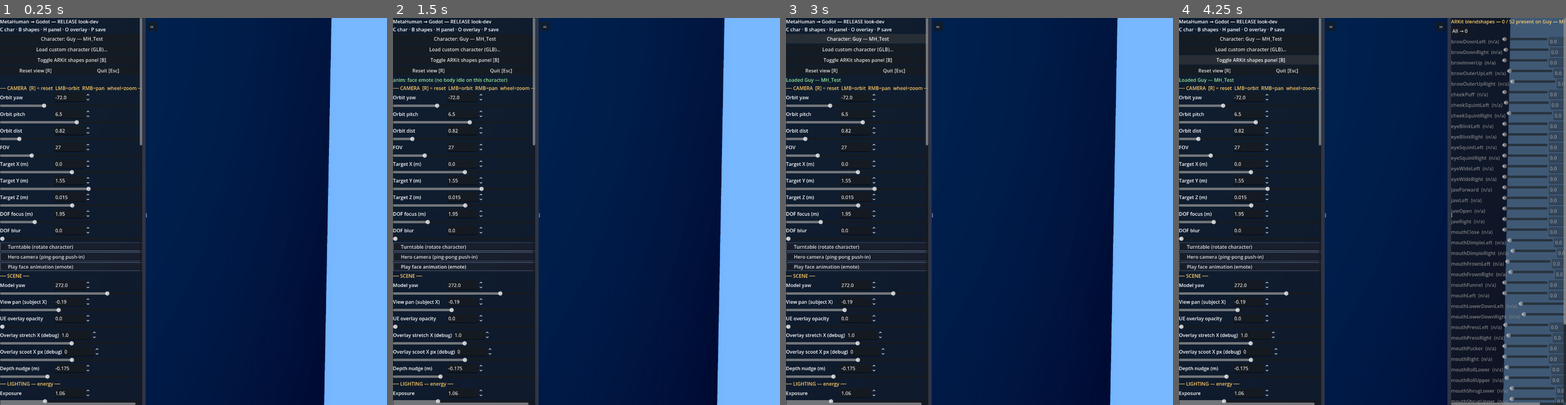
Above: before the commit, frames 1-4 (left to right).
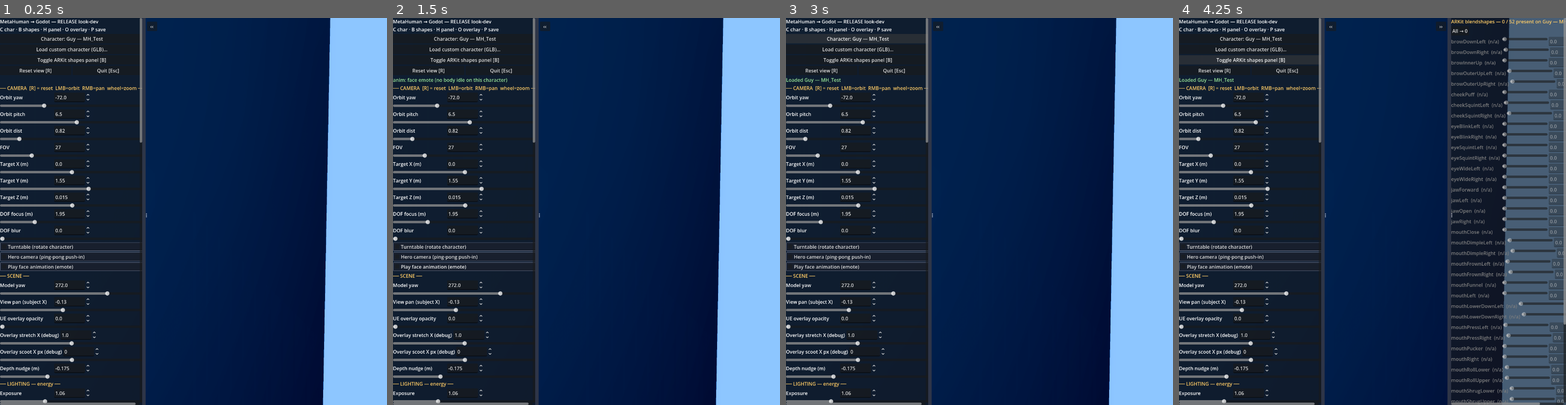
Above: after the commit, the same moments.

Repository: ibrews/MetaHumanGodot
Game: Godot game, scene res://scenes/release.tscn
Two runs of this game, one before a commit and one after it. Both use one fixed random seed, a clock stepped at 60 frames per second and the inputs below.
Inputs:
- Up to frame 1 (0.25 s): no input
- Up to frame 2 (1.5 s): click "Play face animation (emote)" at 0.5 s; click "Play face animation (emote)" at 1.25 s
- Up to frame 3 (3 s): click "Character: Guy — MH_Test" at 2 s; click "Character: Her — MH_Explainer" at 2.75 s
- Up to frame 4 (4.25 s): click "Toggle ARKit shapes panel [B]" at 3.5 s

The runs differ from the first frame. In frame 1, 0.4% of the frame differs, in the area x 14-86%, y 0-100%; in frame 2, 0.4%; in frame 3, 0.4%; in frame 4, 0.4%.

Commit message:
release tool: look-at-camera toggle + camera-synced focal; skin lightness; adopt user's moonlight default
- Decoupled eye gaze: 'Alive eyes' (darts+blinks) and a NEW 'Look at camera' toggle are
  now separate. Gaze target = camera (if Look-at-camera) else the manual focal point;
  alive darts happen around whichever. Look-at-camera also live-writes the camera position
  into the focal X/Y/Z fields (eye-midpoint frame) every frame, so unchecking lets you take
  over starting from those values (e.g. nudge to look just left of the lens). Both default ON
  -> same look-at-viewer behaviour as before, now controllable. Static UE-match captures
  still hold the manual focal.
- Skin: added 'Skin lightness' multiplier (0-2.5) on top of the tint so skin can go LIGHTER
  than the texture (tint multiply alone couldn't brighten past white). Verified ×1.7 = paler.
- Adopted the user's saved moonlight (camera dist 0.82 + tuned look) as the project default;
  zeroed the transient debug overlay aids (opacity/scoot/stretch) for a clean default.

Co-Authored-By: Claude Opus 4.8 (1M context) <noreply@anthropic.com>

Diff:
--- a/presets/guy__moonlight.json
+++ b/presets/guy__moonlight.json
@@ -1,16 +1,16 @@
 {
   "amb_col": [
-    0.0999755859375,
-    0.161625444889069,
-    0.45703125
+    0.173721313476563,
+    0.210296645760536,
+    0.38671875
   ],
   "ambient": 1.0,
   "bg_col": [
-    0.0500000007450581,
-    0.118000000715256,
-    0.280000001192093
+    0.05450439453125,
+    0.125544056296349,
+    0.296875
   ],
-  "brightness": 1.12,
+  "brightness": 1.13,
   "cam_dist": 0.82,
   "cam_fov": 27.0,
   "cam_pitch": 6.5,
@@ -21,29 +21,29 @@
   "cap_pan": 0.04,
   "catch": 0.18,
   "catch_col": [
-    1.0,
-    0.980000019073486,
-    0.949999988079071
+    0.547943115234375,
+    0.590170085430145,
+    0.7421875
   ],
-  "contrast": 1.24,
+  "contrast": 1.28,
   "dof_blur": 0.0,
   "dof_focus": 1.95,
   "double_spec": false,
   "env_amb": 0.25,
   "exposure": 1.06,
   "eye_alive": true,
-  "eye_clearcoat": 0.2,
+  "eye_clearcoat": 0.39,
   "eye_focus_abs": false,
-  "eye_fx": 0.0,
-  "eye_fy": 0.0,
-  "eye_fz": 0.8,
-  "eye_rough": 0.2,
-  "eye_spec": 0.29,
+  "eye_fx": 0.655,
+  "eye_fy": -0.37,
+  "eye_fz": 5.0,
+  "eye_rough": 0.065,
+  "eye_spec": 0.04,
   "fill": 6.4,
   "fill_col": [
-    0.5625,
-    0.515636444091797,
-    0.331787109375
+    0.7578125,
+    0.651985168457031,
+    0.595001220703125
   ],
   "glow": 0.45,
   "hair_back_cut": 0.035,
@@ -57,13 +57,13 @@
   "hair_rough": 0.44,
   "hair_spec": 0.21,
   "hair_thresh": 0.04,
-  "iris_radius": 0.155,
-  "iris_scale": 1.9,
+  "iris_radius": 0.145,
+  "iris_scale": 1.08,
   "key": 3.0,
   "key_col": [
-    0.482407242059708,
-    0.484375,
-    0.385986328125
+    0.64544677734375,
+    0.780207931995392,
+    0.87890625
   ],
   "keyrect": 1.5,
   "keyrect_col": [
@@ -71,25 +71,31 @@
     0.163272500038147,
     0.40234375
   ],
-  "micro": 0.0,
+  "micro": 0.69,
   "model_yaw": 272.0,
   "overlay": 0.0,
+  "overlay_off_x": 0.0,
   "overlay_stretch_x": 1.0,
   "rim": 8.5,
   "rim_col": [
-    0.18438720703125,
-    0.212925910949707,
-    0.4453125
+    0.36328125,
+    0.285116225481033,
+    0.13623046875
   ],
-  "saturation": 0.72,
-  "scatter": 2.15,
-  "sclera_tint": 0.11,
-  "skin_nrm": 1.65,
-  "skin_rough": 0.5,
-  "skin_smooth": 0.62,
-  "skin_spec": 0.45,
-  "sss": 0.3,
-  "sss_depth": 6.0,
-  "view_pan": -0.19,
+  "saturation": 0.65,
+  "scatter": 1.5,
+  "sclera_tint": 1.1,
+  "skin_nrm": 0.55,
+  "skin_rough": 0.7,
+  "skin_smooth": 2.26,
+  "skin_spec": 0.37,
+  "skin_tint": [
+    1.0,
+    1.0,
+    1.0
+  ],
+  "sss": 0.13,
+  "sss_depth": 8.3,
+  "view_pan": -0.13,
   "zoff": -0.175
 }
--- a/scenes/release.gd
+++ b/scenes/release.gd
@@ -130,7 +130,8 @@
 	"sss": 0.1, "skin_smooth": 0.62, "skin_nrm": 1.65, "skin_rough": 0.59,
 	"skin_spec": 0.33, "scatter": 2.15, "double_spec": false, "sss_depth": 6.0,
 	"micro": 0.0,
-	"skin_tint": Color(1, 1, 1),   # multiplies the albedo (HDR: >1 lightens) — recolour skin
+	"skin_tint": Color(1, 1, 1),   # multiplies the albedo — recolour skin (hue)
+	"skin_bright": 1.0,            # albedo brightness multiplier (>1 lightens past current)
 	# hair
 	"hair_col": Color(0.20, 0.13, 0.075), "hair_thresh": 0.07,
 	"hair_root": 0.42, "hair_rough": 0.72, "hair_spec": 0.12,
@@ -149,9 +150,11 @@
 	# eye gaze — single focal point in the eye-midpoint frame (meters):
 	# (0,0,0) = cross-eyed at the point between the eyes; +z = ahead, +x = subject-right, +y = up.
 	"eye_fx": 0.0, "eye_fy": 0.0, "eye_fz": 0.8, "eye_focus_abs": false,
-	# "alive eyes": look at the camera with naturalistic saccades + blinks (demo). When
-	# on, it overrides the manual focal point above.
+	# "alive eyes": naturalistic saccades + blinks around the gaze target (demo).
 	"eye_alive": true,
+	# "look at camera": gaze target = camera; also live-populates the focal fields above
+	# with the camera position so unchecking lets you take over from there.
+	"eye_look_cam": true,
 	# DEBUG: UE overlay align-aids (remove later) — horizontal stretch + sideways scoot (px)
 	"overlay_stretch_x": 1.0, "overlay_off_x": 0.0,
 }
@@ -245,6 +248,7 @@
 var _eye_bone_r := -1
 var _eye_fwd_axis := Vector3(0, 0, 1)   # bone-local "look" axis (sign calibrated via capture)
 var _eye_abs_point := Vector3.ZERO      # frozen world focal point used in absolute mode
+var _focus_ctrls := {}                   # key -> {spin, sl} for live focal-slider updates
 # "alive eyes" — gaze the camera with saccadic darts + natural blinks (demo)
 var _rng := RandomNumberGenerator.new()
 var _alive_clock := 0.0
@@ -551,15 +555,7 @@
 	# point. Otherwise hold the focal point (absolute tracks a world point; relative
 	# holds a head-relative gaze).
 	if _face_eye_skel != null and _eye_bone_l >= 0:
-		# Alive interactively + during the animation demo, but NOT for static UE-match
-		# captures (those keep the manual focal so the alignment frame is stable).
-		var alive: bool = bool(p.get("eye_alive", true)) and _camera != null
-		if alive and OS.has_environment("RELEASE_CAPTURE") and not _anim_playing:
-			alive = false
-		if alive:
-			_update_alive_eyes(delta)
-		else:
-			_update_eye_focus()
+		_update_eyes(delta)
 
 func _update_hero_camera() -> void:
 	# Ping-pong dolly from a wide full-body shot to a tight face, ALONG the current
@@ -1159,31 +1155,46 @@
 	_aim_eye(_eye_bone_l, target)
 	_aim_eye(_eye_bone_r, target)
 
-# Naturalistic gaze: both eyes look at the camera with saccadic darts, micro-drift,
-# and periodic blinks. Offsets are in the camera's screen plane (metres), so darts are
-# small angular moves around the viewer regardless of distance.
-func _update_alive_eyes(delta: float) -> void:
+# Unified per-frame eye driver.
+#  - Target = camera (if "Look at camera") else the manual focal point.
+#  - "Look at camera" also writes the camera's position back into the manual focal
+#    fields (in the eye-midpoint frame) so the sliders track it; uncheck to take over
+#    starting from those values (e.g. nudge to "look slightly left of camera").
+#  - "Alive eyes" adds candid saccadic darts + blinks around whatever the target is.
+#  - Static UE-match captures (no anim) skip both, holding the manual focal for stability.
+func _update_eyes(delta: float) -> void:
+	if _face_eye_skel == null or _eye_bone_l < 0: return
+	var capture_static := OS.has_environment("RELEASE_CAPTURE") and not _anim_playing
+	var look_cam := bool(p.get("eye_look_cam", true)) and _camera != null and not capture_static
+	var target: Vector3
+	if look_cam:
+		target = _camera.global_transform.origin
+		_set_focal_from_world(target)   # keep the manual focal fields synced to the camera
+	else:
+		target = _focal_world()
+	if bool(p.get("eye_alive", true)) and _camera != null and not capture_static:
+		target += _alive_offset(delta)
+		_update_blink(delta)
+	_aim_eye(_eye_bone_l, target)
+	_aim_eye(_eye_bone_r, target)
+
+# Candid saccadic dart + micro-drift, returned as a world offset in the camera's
+# screen plane (so it reads as small natural eye movements around the target).
+func _alive_offset(delta: float) -> Vector3:
 	_alive_clock += delta
-	var cam_pos := _camera.global_transform.origin
-	var rb := _camera.global_transform.basis
-	# saccade: each fixation, sometimes hold brief eye contact (small offset near the
-	# camera), sometimes glance candidly AWAY (larger offset, biased down/sideways) so
-	# it isn't a constant stare.
 	if _alive_clock >= _sacc_next:
 		if _rng.randf() < 0.45:
-			# candid glance away from the lens (down-biased) for a beat
 			_sacc_tgt = Vector2(_rng.randf_range(-0.35, 0.35), _rng.randf_range(-0.32, 0.12))
 			_sacc_next = _alive_clock + _rng.randf_range(0.7, 1.8)
 		else:
-			# brief near-camera fixation (light eye contact) + micro-darts
 			_sacc_tgt = Vector2(_rng.randfn(0.0, 0.02), _rng.randfn(0.0, 0.014))
 			_sacc_next = _alive_clock + _rng.randf_range(0.4, 1.1)
 	_sacc_off = _sacc_off.lerp(_sacc_tgt, clampf(delta * 20.0, 0.0, 1.0))
 	var drift := Vector2(sin(_alive_clock * 6.1) * 0.0016, cos(_alive_clock * 4.7) * 0.0013)
-	var focal := cam_pos + rb.x * (_sacc_off.x + drift.x) + rb.y * (_sacc_off.y + drift.y)
-	_aim_eye(_eye_bone_l, focal)
-	_aim_eye(_eye_bone_r, focal)
-	# blinks: quick close/open, then schedule the next 2.5–6 s out
+	var rb := _camera.global_transform.basis
+	return rb.x * (_sacc_off.x + drift.x) + rb.y * (_sacc_off.y + drift.y)
+
+func _update_blink(delta: float) -> void:
 	if _blink_t < 0.0 and _alive_clock >= _blink_next:
 		_blink_t = 0.0
 	if _blink_t >= 0.0:
@@ -1199,6 +1210,17 @@
 			_blink_next = _alive_clock + _rng.randf_range(2.5, 6.0)
 			v = 0.0
 		_set_blink(v)
+
+# Convert a WORLD point into the eye-midpoint frame and store it as the manual focal
+# (eye_fx/fy/fz), updating the focal sliders so they read the live value.
+func _set_focal_from_world(world: Vector3) -> void:
+	var fr: Array = _eye_gaze_frame()
+	var local: Vector3 = (fr[1] as Basis).inverse() * (world - (fr[0] as Vector3))
+	p.eye_fx = local.x; p.eye_fy = local.y; p.eye_fz = local.z
+	for key in ["eye_fx", "eye_fy", "eye_fz"]:
+		if _focus_ctrls.has(key):
+			_focus_ctrls[key]["spin"].set_value_no_signal(float(p[key]))
+			_focus_ctrls[key]["sl"].set_value_no_signal(float(p[key]))
 
 func _set_blink(v: float) -> void:
 	for nm in ["eyeBlinkLeft", "eyeBlinkRight"]:
@@ -1381,6 +1403,7 @@
 
 	_section(vb, "SKIN (face + body)")
 	_color(vb, "skin_tint", "Skin colour (tint)")
+	_slider(vb, "skin_bright", "Skin lightness", 0.0, 2.5, 0.01)
 	_slider(vb, "sss", "Subsurface", 0.0, 1.0, 0.01)
 	_slider(vb, "scatter", "Scatter strength", 0.0, 3.0, 0.01)
 	_slider(vb, "skin_smooth", "Skin smoothness", 0.0, 4.0, 0.01)
@@ -1409,8 +1432,9 @@
 	_slider(vb, "eye_clearcoat", "Clearcoat (eye glow)", 0.0, 1.0, 0.01)
 
 	_section(vb, "EYE GAZE — focal point")
+	# Alive eyes = candid saccadic darts + blinks around the gaze target.
 	var alive_cb := CheckBox.new()
-	alive_cb.text = "Alive eyes — look at camera + blink"
+	alive_cb.text = "Alive eyes (darts + blinks)"
 	alive_cb.button_pressed = bool(p.eye_alive)
 	var alive_toggle := func(on):
 		p.eye_alive = on
@@ -1418,9 +1442,18 @@
 	alive_cb.toggled.connect(alive_toggle)
 	_style_checkbox(alive_cb); vb.add_child(alive_cb)
 	_refreshers.append(func(): alive_cb.set_pressed_no_signal(bool(p.eye_alive)))
-	# Manual focal point (used when Alive eyes is OFF). Single look-at point in the
-	# eye-midpoint frame: (0,0,0)=cross-eyed at the point between the eyes; +Z ahead,
-	# +X subject-right, +Y up. Both eyes converge on it.
+	# Look at camera = gaze target is the camera; also live-fills the focal fields below
+	# with the camera position. Uncheck to take over from those values (e.g. look just
+	# left of the lens).
+	var lookcam_cb := CheckBox.new()
+	lookcam_cb.text = "Look at camera (auto-fills focal below)"
+	lookcam_cb.button_pressed = bool(p.eye_look_cam)
+	lookcam_cb.toggled.connect(func(on): p.eye_look_cam = on)
+	_style_checkbox(lookcam_cb); vb.add_child(lookcam_cb)
+	_refreshers.append(func(): lookcam_cb.set_pressed_no_signal(bool(p.eye_look_cam)))
+	# Manual focal point — the gaze target when "Look at camera" is OFF. Single look-at
+	# point in the eye-midpoint frame: (0,0,0)=cross-eyed at the point between the eyes;
+	# +Z ahead/depth, +X subject-right, +Y up. Both eyes converge on it.
 	_focus_slider(vb, "eye_fx", "Focal X (m)", -1.0, 1.0, 0.005)
 	_focus_slider(vb, "eye_fy", "Focal Y (m)", -1.0, 1.0, 0.005)
 	_focus_slider(vb, "eye_fz", "Focal Z / depth (m)", -0.5, 5.0, 0.01)
@@ -1535,6 +1568,7 @@
 	sl.value_changed.connect(func(v): on_change.call(v); spin.set_value_no_signal(v))
 	spin.value_changed.connect(func(v): on_change.call(v); sl.set_value_no_signal(clampf(v, lo, hi)))
 	_refreshers.append(func(): spin.set_value_no_signal(float(p[key])); sl.set_value_no_signal(clampf(float(p[key]), lo, hi)))
+	_focus_ctrls[key] = {"spin": spin, "sl": sl}   # for live "look at camera" sync
 
 func _refresh_controls() -> void:
 	for r in _refreshers: r.call()
@@ -1737,7 +1771,9 @@
 		if _camera:
 			_catch.global_transform.origin = _camera.global_transform.origin + _camera.global_transform.basis.y * 0.12
 	for m in _skin_mats:
-		m.set_shader_parameter("albedo", p.skin_tint)
+		var b: float = float(p.get("skin_bright", 1.0))
+		var t: Color = p.skin_tint
+		m.set_shader_parameter("albedo", Color(t.r * b, t.g * b, t.b * b, 1.0))
 		m.set_shader_parameter("subsurface_scattering_strength", p.sss)
 		m.set_shader_parameter("scatter_strength", p.scatter)
 		m.set_shader_parameter("skin_smoothness", p.skin_smooth)
